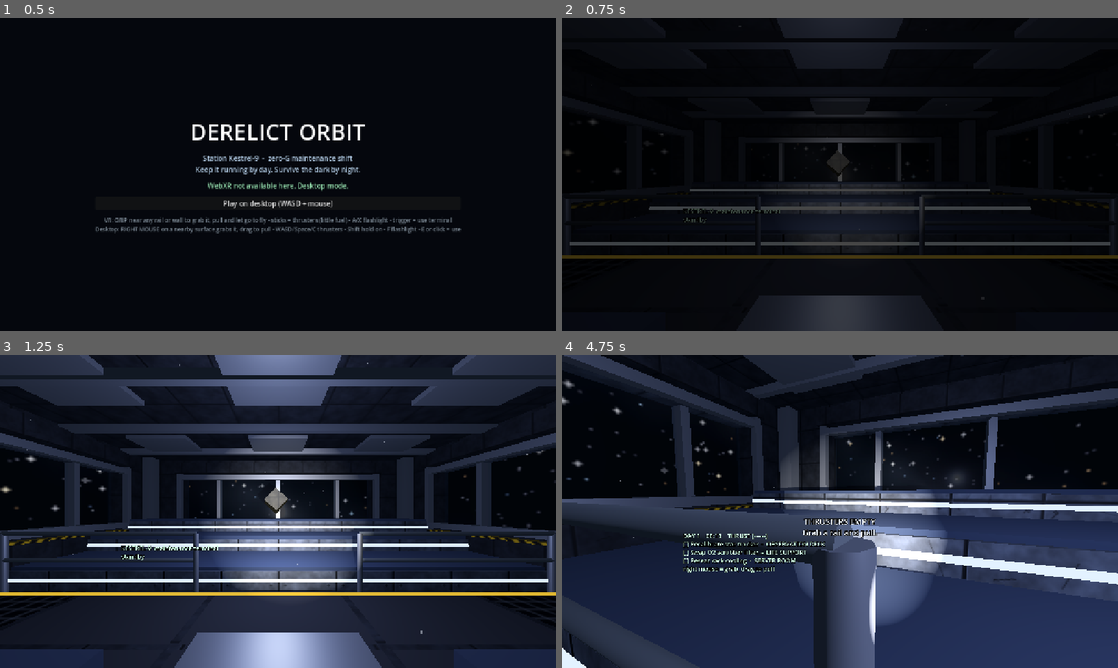
Above: before the commit, frames 1-4 (two rows, left to right).
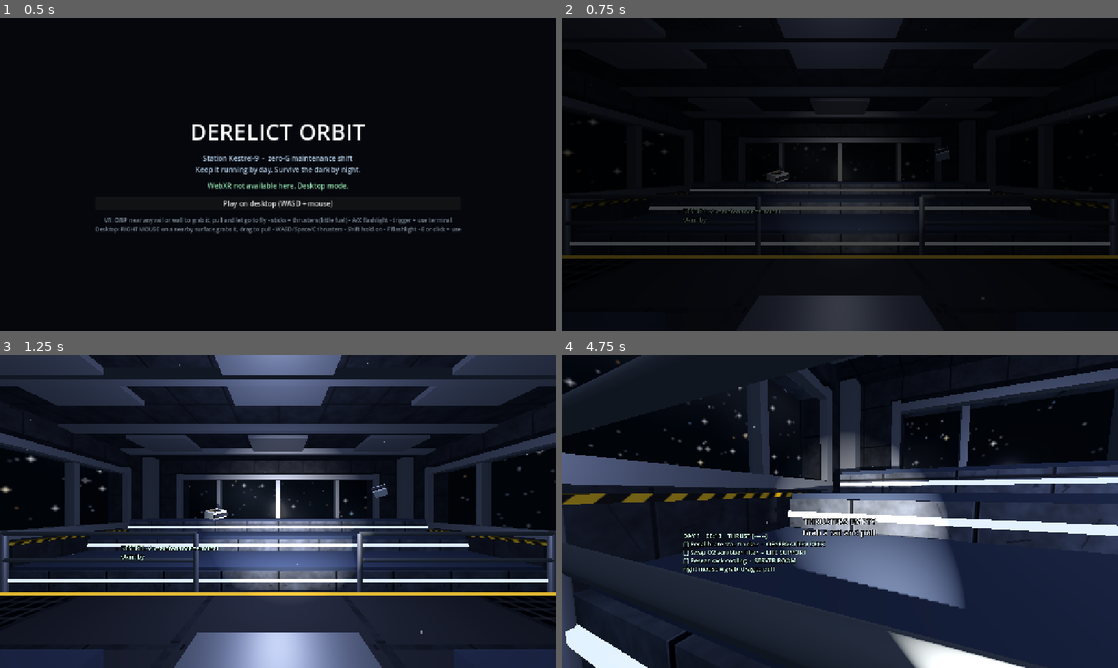
Above: after the commit, the same moments.

Repository: Mark1wan/derelict-orbit
Game: Godot game, scene res://scenes/main.tscn
Same seed, same stepped clock (60 frames per second), same inputs: the game is played once before the commit and once after it.
Inputs (mouse positions are in pixels of both pictures, inside the frame that each line leads up to):
- Up to frame 1 (0.5 s): no input
- Up to frame 2 (0.75 s): click "Play on desktop (WASD + mouse)" at 0.5 s
- Up to frame 3 (1.25 s): no input
- Up to frame 4 (4.75 s): tap Enter at 1.25 s; move the mouse to (962, 495) at 1.27 s; hold D (d_right) 1.28-2.03 s; tap F (d_flash) at 1.35, 3.6 s; click (962, 495) at 1.42 s; move the mouse to (812, 511) at 2.02 s; hold W (d_forward) from 2.03 s (still down); tap E (d_interact) at 2.1 s; move the mouse to (851, 505) at 2.77 s; tap N at 2.85 s; move the mouse to (834, 517) at 3.52 s; click (834, 517) at 3.67 s; move the mouse to (878, 514) at 4.27 s; hold E (d_interact) from 4.28 s (still down)

Frame 1 is identical in both runs. In frame 2, 0.3% of the frame differs, in the area x 36-70%, y 41-53%; in frame 3, 0.4%; in frame 4, 53%, in the area x 0-100%, y 0-100%.

Commit message:
Add a loose-prop 3D kit and scatter it through the deck
Thirteen new glTF props (crates, canister, drum, toolbox, medkit, extinguisher,
power cell, EVA helmet, data slate, ration pouch, hull debris, grab bar) built by
tools/build_props.py - a self-contained pure-Python glTF writer, no Blender and no
third-party modules, matching the way the station kit is authored.

Each prop rests on y = 0, stays inside a 1 m box so it clears a 3 m corridor at any
tumble angle, and reuses the kit's material names so scripts/palette.gd remaps them
onto the game's textured materials (including the power-controlled emissives) for free.
The whole set is ~2,900 triangles.

station.gd now scatters them instead of untextured boxes, picking per room type
(canisters in life support, power cells in the plant and server room, helmets in the
EVA airlock), and gives each one a box collider so a drifting prop is also something
you can grab and pull off.

Co-Authored-By: Claude Opus 5 <noreply@anthropic.com>
Claude-Session: https://claude.ai/code/session_01XWJsuyCbsxxa8VjDTpHoYv

Diff:
--- a/scripts/station.gd
+++ b/scripts/station.gd
@@ -159,6 +159,21 @@
 		_sign(ROOM_LABEL[t], plate + toward_room * 0.035, toward_room, 40, Color(0.95, 0.97, 1.0), 0.0038)
 		_sign(ROOM_LABEL[t], plate - toward_room * 0.035, -toward_room, 40, Color(0.95, 0.97, 1.0), 0.0038)
 
+## The loose objects drifting through the deck: kit/prop_*.glb, one MeshInstance3D each with
+## the kit materials remapped onto the palette, and a box collider so they can be grabbed.
+const CORRIDOR_PROPS := ["prop_crate", "prop_canister", "prop_toolbox", "prop_slate",
+	"prop_debris", "prop_handhold", "prop_ration", "prop_helmet"]
+const ROOM_PROPS := {
+	"power": ["prop_power_cell", "prop_toolbox", "prop_extinguisher"],
+	"plant": ["prop_canister", "prop_drum", "prop_extinguisher"],
+	"control": ["prop_slate", "prop_ration", "prop_medkit"],
+	"laboratory": ["prop_slate", "prop_medkit", "prop_canister"],
+	"observation": ["prop_ration", "prop_slate", "prop_helmet"],
+	"exercise": ["prop_ration", "prop_medkit", "prop_toolbox"],
+	"server": ["prop_power_cell", "prop_slate", "prop_toolbox"],
+	"eva": ["prop_helmet", "prop_crate_large", "prop_canister"],
+}
+
 func _place_props() -> void:
 	var cells: Array = []
 	for c: Vector2i in layout.corridor:
@@ -166,15 +181,16 @@
 			cells.append(c)
 	var rng := RandomNumberGenerator.new()
 	rng.seed = layout.seed_ + 77
-	var n := mini(5, cells.size())
+	var n := mini(7, cells.size())
 	for i in n:
 		var c: Vector2i = cells[rng.randi() % cells.size()]
 		var p := StationLayout.world(c, 1.5) + Vector3(rng.randf_range(-0.8, 0.8), rng.randf_range(-0.6, 0.6), rng.randf_range(-0.8, 0.8))
-		var s := rng.randf_range(0.35, 0.65)
-		_prop_box(p, Vector3(s, s, s * rng.randf_range(0.8, 1.6)), pal.get_mat("crate"))
-	for r: Dictionary in layout.rooms:
-		var p := StationLayout.world(r["center"], 2.0) + Vector3(rng.randf_range(-2, 2), rng.randf_range(-0.5, 0.8), rng.randf_range(-2, 2))
-		_prop_box(p, Vector3(0.3, 0.3, 0.3), pal.get_mat("crate"))
+		_prop(String(CORRIDOR_PROPS[rng.randi() % CORRIDOR_PROPS.size()]), p, rng)
+	for r: Dictionary in layout.rooms:
+		var pool: Array = ROOM_PROPS.get(r["type"], CORRIDOR_PROPS)
+		for i in 2:
+			var p := StationLayout.world(r["center"], 2.0) + Vector3(rng.randf_range(-3, 3), rng.randf_range(-1.2, 1.2), rng.randf_range(-3, 3))
+			_prop(String(pool[rng.randi() % pool.size()]), p, rng)
 
 ## Wake room = farthest room from the power plant (the night walk). Stalker starts in the
 ## room farthest from where you wake, never the one you wake in.
@@ -321,13 +337,40 @@
 	l.look_at(pos - facing, Vector3.UP)
 	return l
 
-func _prop_box(pos: Vector3, size: Vector3, mat: Material) -> void:
-	var m := BoxMesh.new()
-	m.size = size
-	var mi := _mesh(m, pos, mat)
-	mi.rotation = Vector3(randf() * TAU, randf() * TAU, randf() * TAU)
-	props.append(mi)
-	prop_spin.append(Vector3(randf_range(-0.2, 0.2), randf_range(-0.2, 0.2), randf_range(-0.2, 0.2)))
+## One prop from the kit, tumbling at a random attitude. Its surfaces keep the kit material
+## names, so the same palette remap the hull uses applies here. The glb rests on y = 0, so the
+## mesh is offset inside a pivot node and the pivot is what spins.
+func _prop(piece: String, pos: Vector3, rng: RandomNumberGenerator) -> void:
+	var mesh := Kit.mesh(piece)
+	var names := Kit.material_names(piece)
+	var pivot := Node3D.new()
+	pivot.name = piece
+	pivot.position = pos
+	pivot.rotation = Vector3(rng.randf() * TAU, rng.randf() * TAU, rng.randf() * TAU)
+	root.add_child(pivot)
+
+	var mi := MeshInstance3D.new()
+	mi.mesh = mesh
+	var aabb := mesh.get_aabb()
+	mi.position = -aabb.get_center()
+	for s in mesh.get_surface_count():
+		var key: String = Palette.KIT_MAP.get(names[s], "metal")
+		mi.set_surface_override_material(s, pal.get_mat(key))
+	pivot.add_child(mi)
+
+	# one box collider, so a prop is something you can grab and pull off
+	var body := StaticBody3D.new()
+	body.collision_layer = 1
+	body.collision_mask = 0
+	var cs := CollisionShape3D.new()
+	var shape := BoxShape3D.new()
+	shape.size = aabb.size
+	cs.shape = shape
+	body.add_child(cs)
+	mi.add_child(body)
+
+	props.append(pivot)
+	prop_spin.append(Vector3(rng.randf_range(-0.2, 0.2), rng.randf_range(-0.2, 0.2), rng.randf_range(-0.2, 0.2)))
 	prop_vel.append(Vector3.ZERO)
 
 func _panel(id: String, title: String, room: String, pos: Vector3, facing: Vector3, power := false) -> void:
Binary file added: kit/prop_canister.glb
Not shown, added: kit/prop_canister.glb.import
Binary file added: kit/prop_crate.glb
Not shown, added: kit/prop_crate.glb.import
Binary file added: kit/prop_crate_large.glb
Not shown, added: kit/prop_crate_large.glb.import
Binary file added: kit/prop_debris.glb
Not shown, added: kit/prop_debris.glb.import
Binary file added: kit/prop_drum.glb
Not shown, added: kit/prop_drum.glb.import
Binary file added: kit/prop_extinguisher.glb
Not shown, added: kit/prop_extinguisher.glb.import
(and 19 more such lines)
